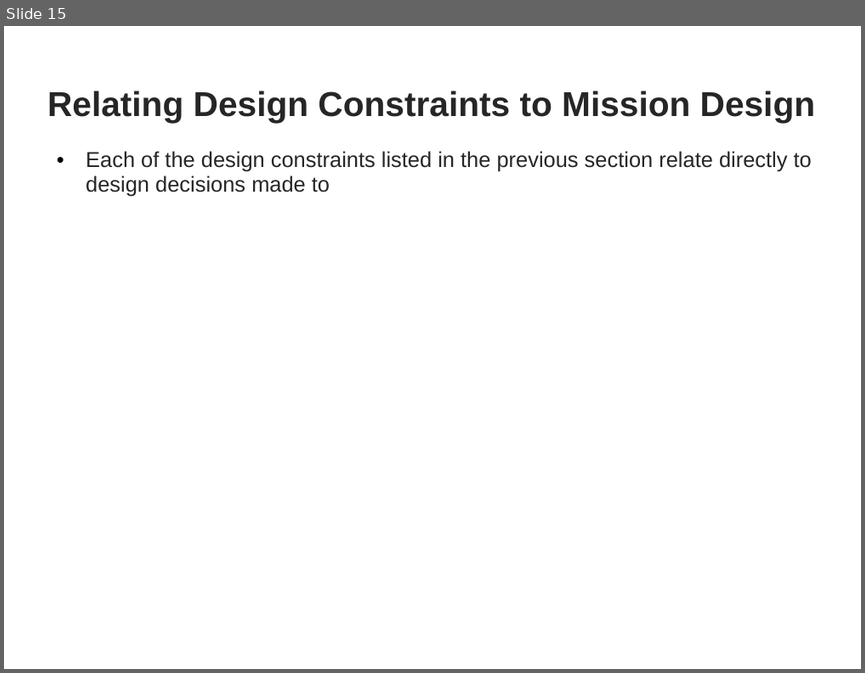
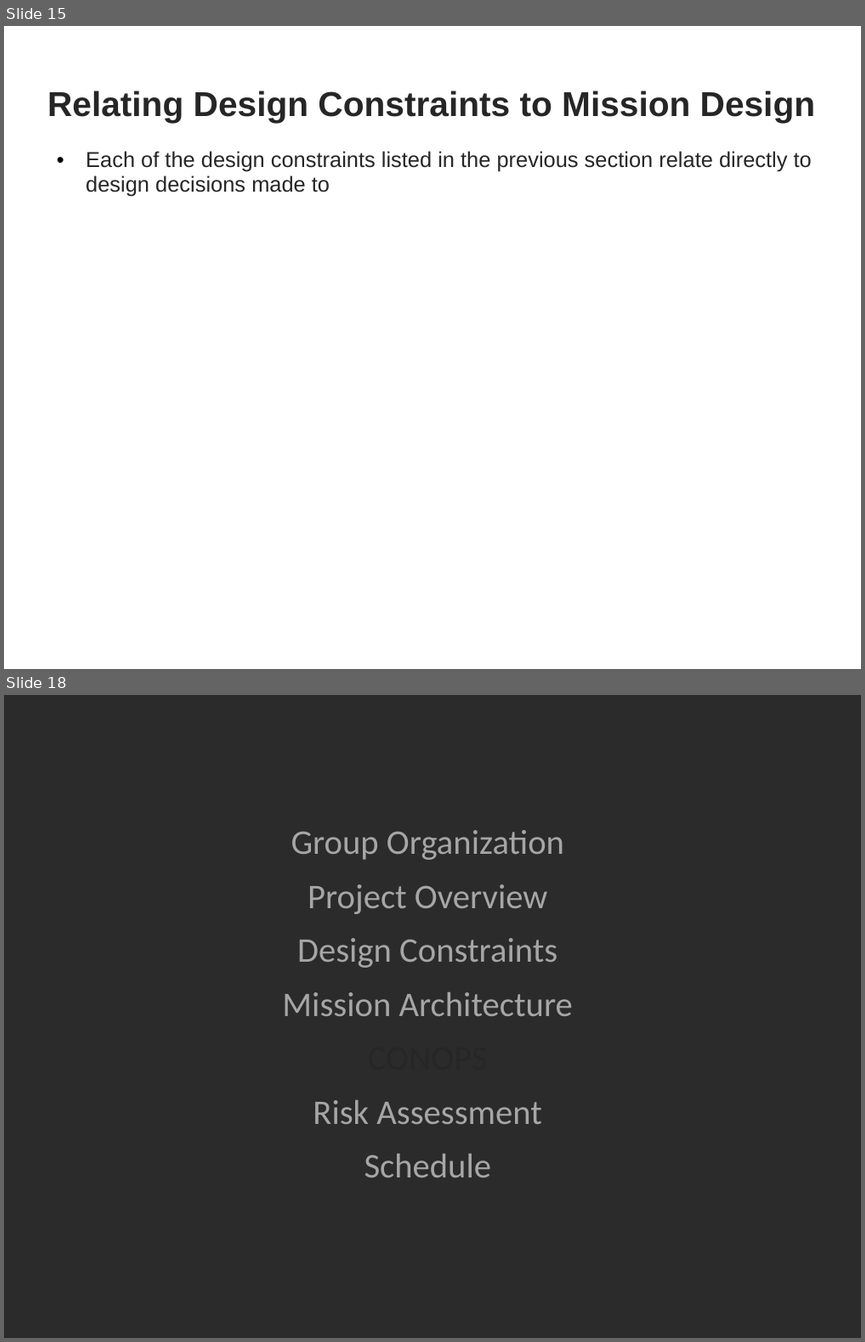
Before and after one commit to RascalSeniorDesign/Preliminary-Design, a slide deck: CMQA/Presentations/First Semester Presentation.pptx. Shown one above the other, each under a label of ours: slide 15 before the commit, slides 15 and 18 after it; the slides between them are not shown. The pictures are 865x673 and 865x1342 pixels, drawn with LibreOffice and Linux fonts; fonts in the diff are those of the drawing; background and template pictures are left out; a plain dark background stands for a picture behind light text. Boxes give left, top, right and bottom in pixels: in the first picture for what was removed or moved away, otherwise in the second. Text is boxed around its words. In the diff, an @@ line names an element or a change of style, - is before the commit and + after.

```diff
--- a/CMQA/Presentations/First Semester Presentation.pptx
+++ b/CMQA/Presentations/First Semester Presentation.pptx
@@ slide 18 added at bbox=[4, 695, 861, 1338], background picture (left out) @@
@@ subtitle added at bbox=[282, 830, 573, 1178], 32 pt, text #A6A6A6 @@
+Group Organization
+Project Overview
+Design Constraints
+Mission Architecture
+CONOPS
+Risk Assessment
+Schedule
```
Also in this commit, not shown: 4 slides changed, 8 other slides added.
